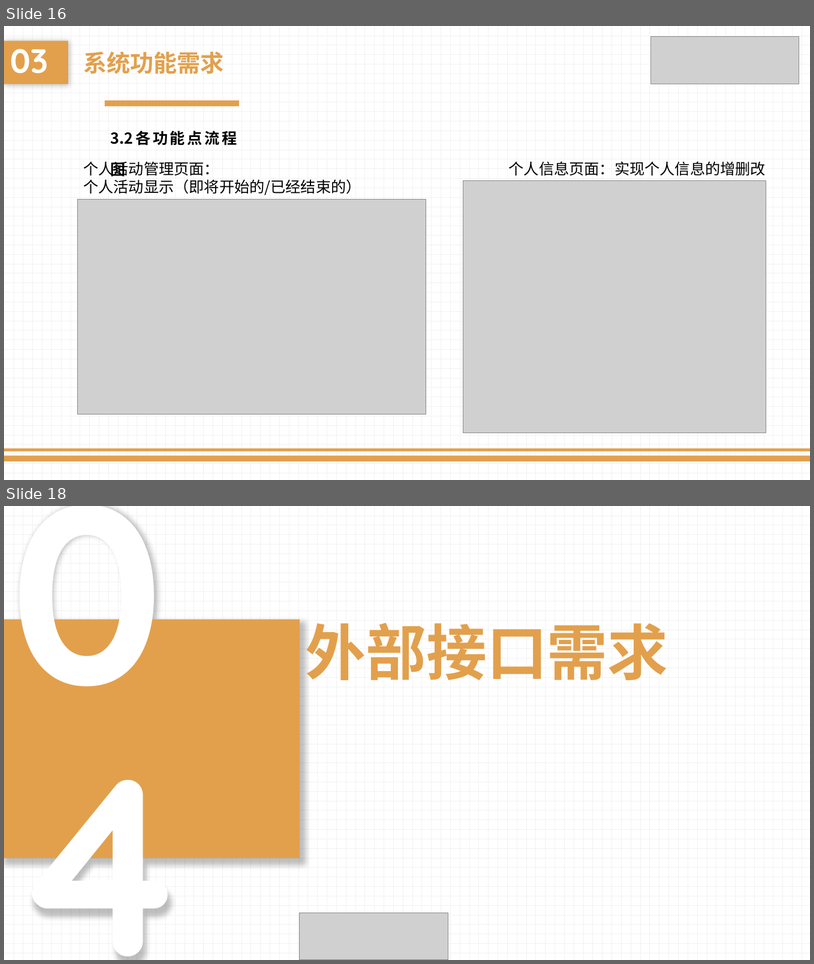
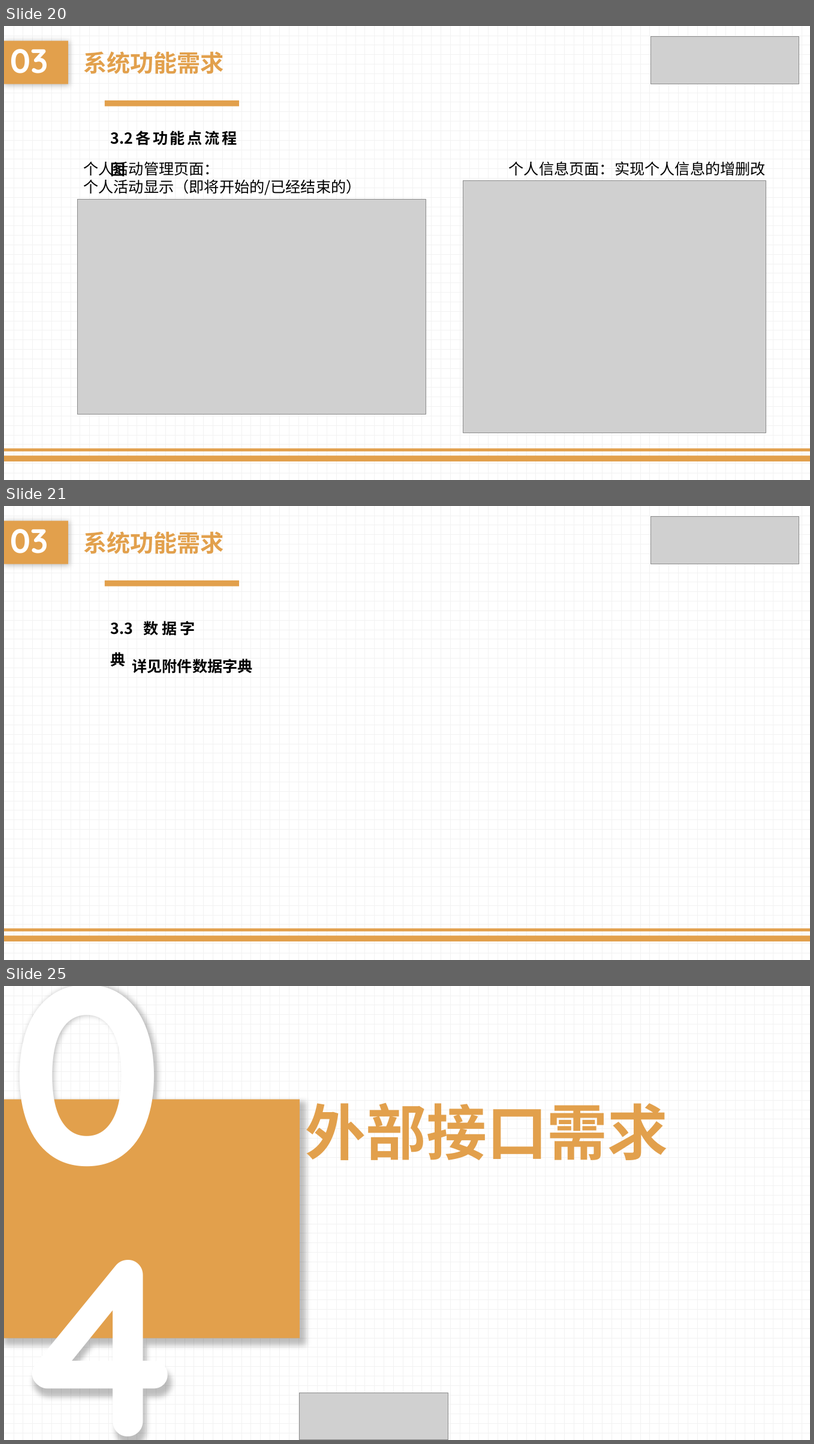
Before and after one commit to liuk5546/campaigo, a slide deck: doc/软件规格说明ppt.pptx. Shown one above the other, each under a label of ours: slides 16 and 18 before the commit, slides 20, 21 and 25 after it; the slides between them are not shown. The pictures are 814x964 and 814x1444 pixels, drawn with LibreOffice and Linux fonts; fonts in the diff are those of the drawing; grey boxes stand for pictures. Boxes give left, top, right and bottom in pixels: in the first picture for what was removed or moved away, otherwise in the second. Text is boxed around its words. In the diff, an @@ line names an element or a change of style, - is before the commit and + after.

Commit message:
评审前文档更新
评审前的文档整理。对ppt，SRS进行了完善。对甘特图进行了跟进修改。对数据字典进行更新完善。

```diff
--- a/doc/软件规格说明ppt.pptx
+++ b/doc/软件规格说明ppt.pptx
@@ slide 21 added at [4,506,810,960], background pattern #F2F2F2 on #FFFFFF; not listed: 2 template elements that a slide beside it also shows @@
@@ text added at [4,520,68,564], fill #E2A04C, 40 pt, text #FFFFFF, bold @@
+03
@@ picture added at [651,517,800,564] @@
@@ text added at [83,531,224,554], 28 pt, text #E2A04C, bold @@
+系统功能需求
@@ rectangle added at [105,580,239,586], fill #E2A04C @@
@@ text added at [111,618,195,666], 18 pt, text #000000, bold @@
+3.3 数据字典
@@ text added at [132,658,253,673], 18 pt, text #000000, bold @@
+详见附件数据字典
@@ what was slide 16 is now slide 20 @@
@@ what was slide 18 is now slide 25 @@
```
Also in this commit, not shown: 7 slides changed, 6 other slides added, 7 other files.
